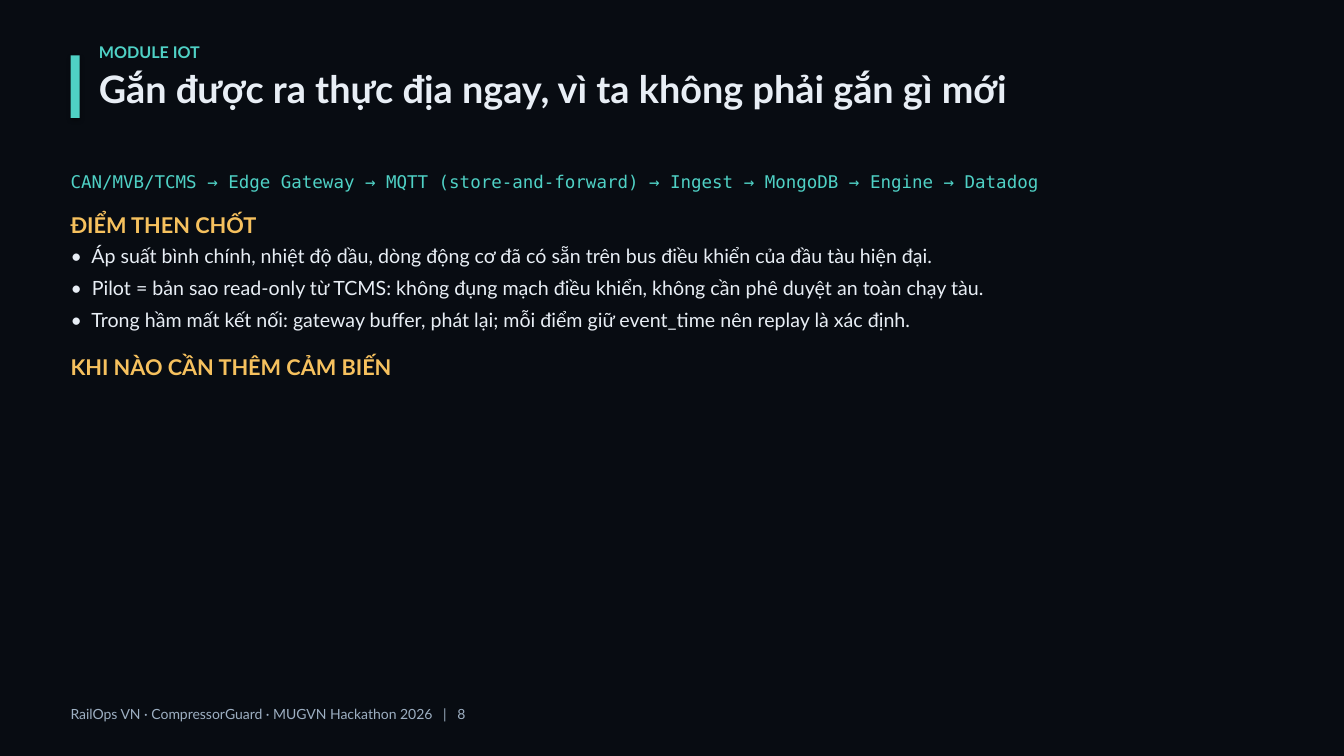
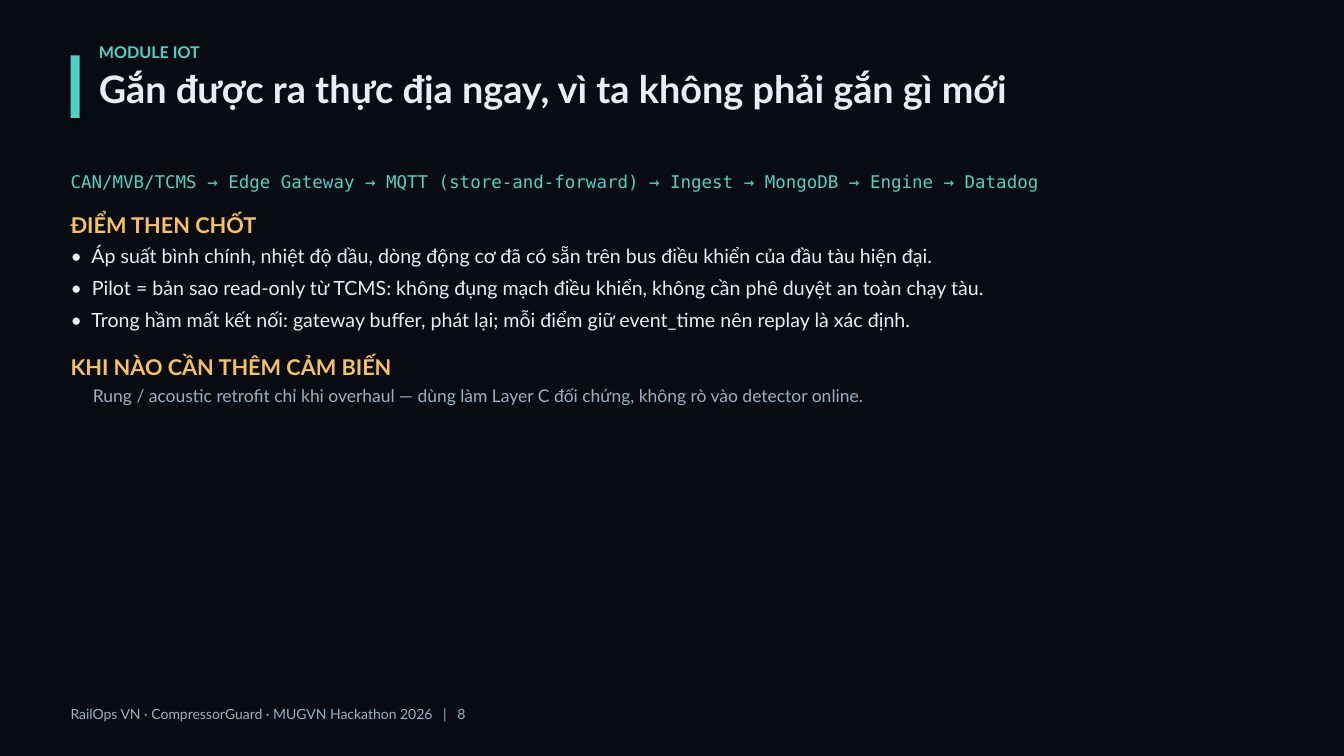
Before and after one commit to gnuhhung317/rails-ops, a slide deck: slide 8 of docs/railops-vn-final-deck.pptx. Drawn at 1344x756 pixels with LibreOffice and Linux fonts; fonts in the diff are those of the drawing. Boxes give left, top, right and bottom in pixels: in the first picture for what was removed or moved away, otherwise in the second. Text is boxed around its words. In the diff, an @@ line names an element or a change of style, - is before the commit and + after.

```diff
--- a/docs/railops-vn-final-deck.pptx
+++ b/docs/railops-vn-final-deck.pptx
@@ text at box(93, 388, 863, 405): paragraph added @@
+Rung / acoustic retrofit chỉ khi overhaul — dùng làm Layer C đối chứng, không rò vào detector online.
```
Also in this commit, not shown: 2 other slides changed, 4 other files.
